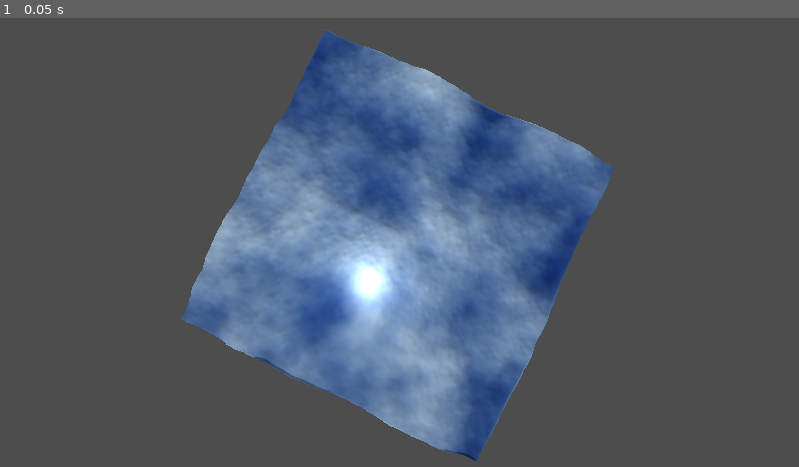
Above: before the commit, frame 1.
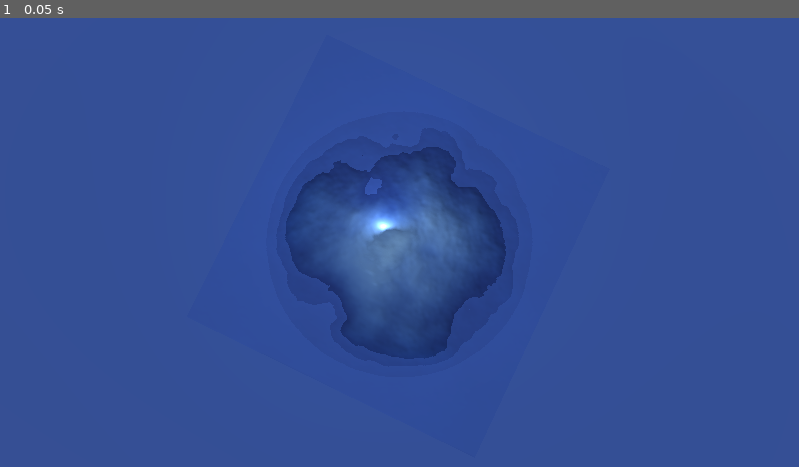
Above: after the commit, the same moment.

Repository: osid54/penguin
Game: Godot game, scene res://src/actors/terrain.tscn
Two runs of this game, one before a commit and one after it. Both use one fixed random seed, a clock stepped at 60 frames per second and the inputs below. The project has no main scene, so this scene is started directly.
Inputs:
- Up to frame 1 (0.05 s): no input

The runs differ from the first frame. In frame 1, 95% of the frame differs, in the area x 0-100%, y 0-100%.

Commit message:
circular

Diff:
--- a/src/actors/terrain.gd
+++ b/src/actors/terrain.gd
@@ -2,6 +2,8 @@
 
 @onready var colShape := $StaticBody3D/CollisionShape3D
 @onready var iceGrad := preload("res://src/themes/iceGradient.tres")
+@onready var isGrad := preload("res://src/themes/islandGradient.tres")
+@onready var isGradCol := preload("res://src/themes/islandGradientColor.tres")
 @export var chunkSize := 2.0
 @export var heightRatio := 1.0
 @export var colShapeSizeRatio := 1.0/8
@@ -44,6 +46,9 @@
 	material_override.set("shader_parameter/heightRatio", heightRatio)
 	material_override.set("shader_parameter/_a", iceText)
 	material_override.set("shader_parameter/normals", normals)
+	material_override.set("shader_parameter/radialHeight", isGrad)
+	material_override.set("shader_parameter/radialColor", isGradCol)
+
 	img = tNoise.get_image(size,size,false,false,true)
 	img.convert(Image.FORMAT_RF)
 	#img.resize(int(size*colShapeSizeRatio), int(size*colShapeSizeRatio))
--- a/src/actors/terrain.tscn
+++ b/src/actors/terrain.tscn
@@ -13,19 +13,31 @@
 subdivide_width = 512
 subdivide_depth = 512
 
+[sub_resource type="StandardMaterial3D" id="StandardMaterial3D_tnkd6"]
+transparency = 1
+albedo_color = Color(0.231373, 0.396078, 0.803922, 0.560784)
+
+[sub_resource type="CylinderMesh" id="CylinderMesh_au7mg"]
+material = SubResource("StandardMaterial3D_tnkd6")
+top_radius = 512.0
+bottom_radius = 512.0
+height = 0.1
+radial_segments = 16
+rings = 1
+
 [node name="terrain" type="MeshInstance3D"]
 material_override = SubResource("ShaderMaterial_2gcx4")
 mesh = SubResource("PlaneMesh_v752p")
 script = ExtResource("1_pba0n")
 chunkSize = 128.0
-heightRatio = 8.0
+heightRatio = 16.0
 
 [node name="StaticBody3D" type="StaticBody3D" parent="."]
 
 [node name="CollisionShape3D" type="CollisionShape3D" parent="StaticBody3D"]
 
 [node name="ControlCamera3D" type="Camera3D" parent="."]
-transform = Transform3D(0.900761, -0.434196, 0.0102215, 0, 0.0235348, 0.999723, -0.434316, -0.900511, 0.0211992, 1.20742, 118.079, 2.50416)
+transform = Transform3D(0.900761, -0.434196, 0.0102226, 0, 0.0235373, 0.999723, -0.434316, -0.900511, 0.0212015, 1.20742, 118.079, 2.50416)
 current = true
 script = ExtResource("3_50c8k")
 rotation_speed = 2.0
@@ -34,9 +46,23 @@
 zoom_out = 101.0
 
 [node name="OmniLight3D" type="OmniLight3D" parent="."]
-transform = Transform3D(1, 0, 0, 0, 1, 0, 0, 0, 1, -3.80476, 11.0855, 19.2127)
+transform = Transform3D(1, 0, 0, 0, 1, 0, 0, 0, 1, -7.9963, 11.0855, -2.91997)
 light_energy = 16.0
 omni_range = 537.952
 
 [node name="DirectionalLight3D" type="DirectionalLight3D" parent="."]
 transform = Transform3D(1, 0, 0, 0, 0.866025, 0.5, 0, -0.5, 0.866025, 0, 500, 0)
+
+[node name="MeshInstance3D" type="MeshInstance3D" parent="."]
+transform = Transform3D(1, 0, 0, 0, 1, 0, 0, 0, 1, 0, 2.02308, 0)
+mesh = SubResource("CylinderMesh_au7mg")
+
+[node name="MeshInstance3D2" type="MeshInstance3D" parent="MeshInstance3D"]
+transform = Transform3D(1, 0, 0, 0, 1, 0, 0, 0, 1, 0, -1, 0)
+mesh = SubResource("CylinderMesh_au7mg")
+skeleton = NodePath("../..")
+
+[node name="MeshInstance3D3" type="MeshInstance3D" parent="MeshInstance3D/MeshInstance3D2"]
+transform = Transform3D(1, 0, 0, 0, 1, 0, 0, 0, 1, 0, -1, 0)
+mesh = SubResource("CylinderMesh_au7mg")
+skeleton = NodePath("../../..")
--- a/src/shaders/terrain.gdshader
+++ b/src/shaders/terrain.gdshader
@@ -3,13 +3,15 @@
 uniform sampler2D _a;
 uniform sampler2D heightmap;
 uniform sampler2D normals;
+uniform sampler2D radialHeight;
+uniform sampler2D radialColor;
 uniform float heightRatio = 1.0;
 
 void vertex() {
-	VERTEX.y += texture(heightmap, UV).r * heightRatio;
+	VERTEX.y += texture(heightmap, UV).r * texture(radialHeight, UV).r * heightRatio;
 }
 
 void fragment() {
-	ALBEDO = texture(_a, UV).rgb;
+	ALBEDO = texture(_a, UV).rgb * texture(radialColor, UV).rgb;
 	NORMAL_MAP = texture(normals, UV).xyz;
 }
--- /dev/null
+++ b/src/themes/islandGradient.tres
@@ -0,0 +1,13 @@
+[gd_resource type="GradientTexture2D" load_steps=2 format=3 uid="uid://dc3qiu4g6as71"]
+
+[sub_resource type="Gradient" id="Gradient_e5wyf"]
+colors = PackedColorArray(1, 1, 1, 1, 0, 0, 0, 1)
+
+[resource]
+gradient = SubResource("Gradient_e5wyf")
+width = 512
+height = 512
+fill = 1
+fill_from = Vector2(0.5, 0.5)
+fill_to = Vector2(0.8, 0.2)
+metadata/_snap_enabled = true
--- /dev/null
+++ b/src/themes/islandGradientColor.tres
@@ -0,0 +1,13 @@
+[gd_resource type="GradientTexture2D" load_steps=2 format=3 uid="uid://ug4i85eq26sl"]
+
+[sub_resource type="Gradient" id="Gradient_n1vgn"]
+colors = PackedColorArray(0.763061, 0.886397, 1, 1, 0, 0.183073, 0.533943, 1)
+
+[resource]
+gradient = SubResource("Gradient_n1vgn")
+width = 512
+height = 512
+fill = 1
+fill_from = Vector2(0.5, 0.5)
+fill_to = Vector2(0.8, 0.2)
+metadata/_snap_enabled = true
Not shown: 1 places in src/actors/terrain.tscn that only renumber resources
